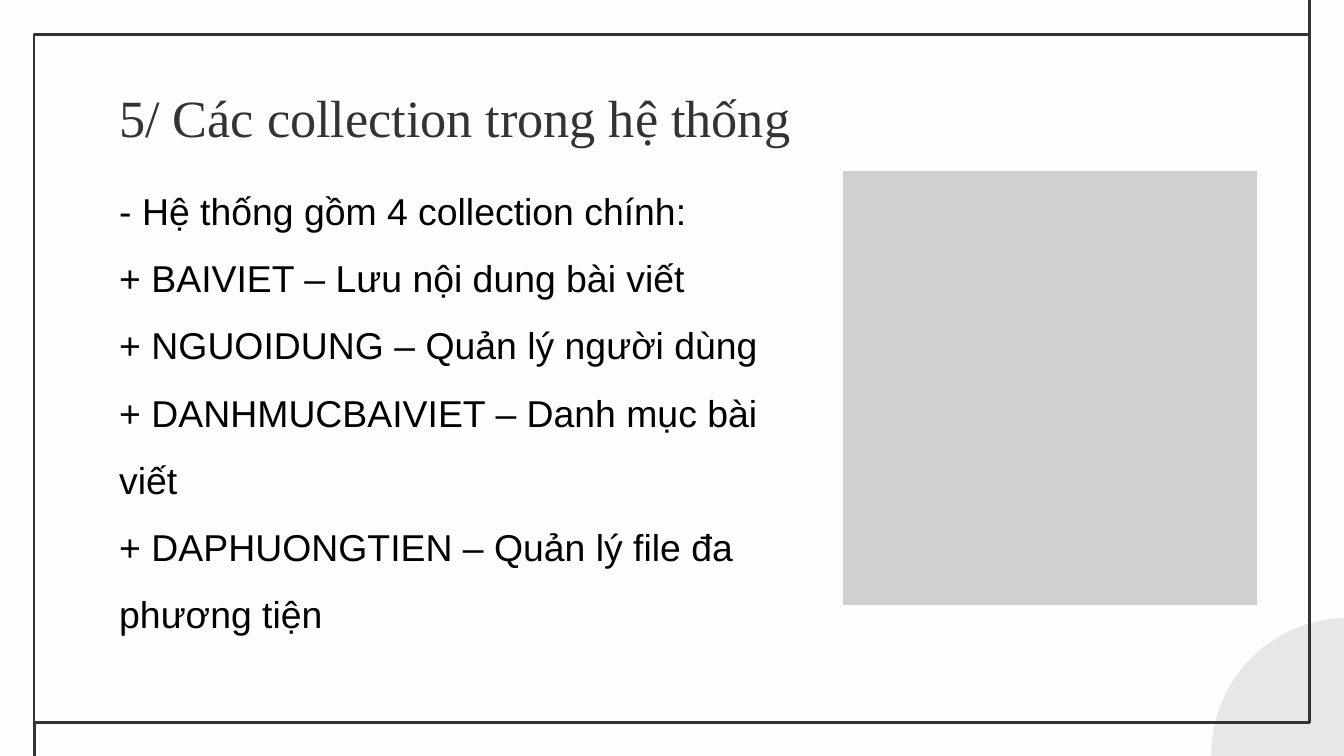
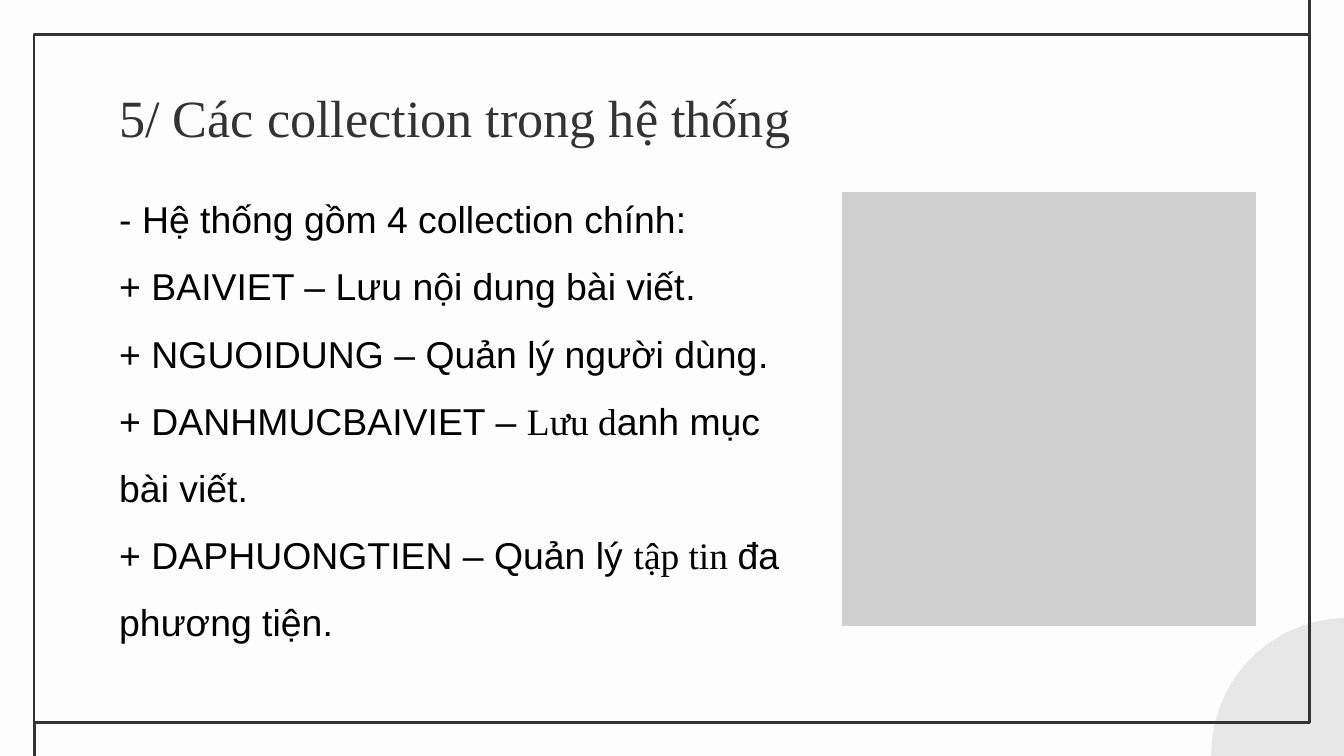
Before and after one commit to tannguyen2k5/csn-da23tta-nguyenduytan-newsblog-mongodb, a slide deck: slide 6 of thesis/abs/slide_thuyet_trinh.pptx. Drawn at 1344x756 pixels with LibreOffice and Linux fonts; fonts in the diff are those of the drawing; grey boxes stand for pictures. Boxes give left, top, right and bottom in pixels: in the first picture for what was removed or moved away, otherwise in the second. Text is boxed around its words. In the diff, an @@ line names an element or a change of style, - is before the commit and + after.

```diff
--- a/thesis/abs/slide_thuyet_trinh.pptx
+++ b/thesis/abs/slide_thuyet_trinh.pptx
@@ text "- Hệ thống gồm 4 ...": place and size @@
-text "- Hệ thống gồm 4 ..." at box(119, 196, 757, 569)
+text "- Hệ thống gồm 4 ..." at box(119, 204, 780, 644)
@@ picture: place and size @@
-picture at box(841, 169, 1259, 607)
+picture at box(840, 190, 1258, 628)
@@ text at box(119, 271, 780, 644): text changed @@
-+ BAIVIET – Lưu nội dung bài viết
-+ NGUOIDUNG – Quản lý người dùng
-+ DANHMUCBAIVIET – Danh mục bài viết
-+ DAPHUONGTIEN – Quản lý file đa phương tiện
++ BAIVIET – Lưu nội dung bài viết.
++ NGUOIDUNG – Quản lý người dùng.
++ DANHMUCBAIVIET – Lưu danh mục bài viết.
++ DAPHUONGTIEN – Quản lý tập tin đa phương tiện.
```
Also in this commit, not shown: 10 other slides changed.
